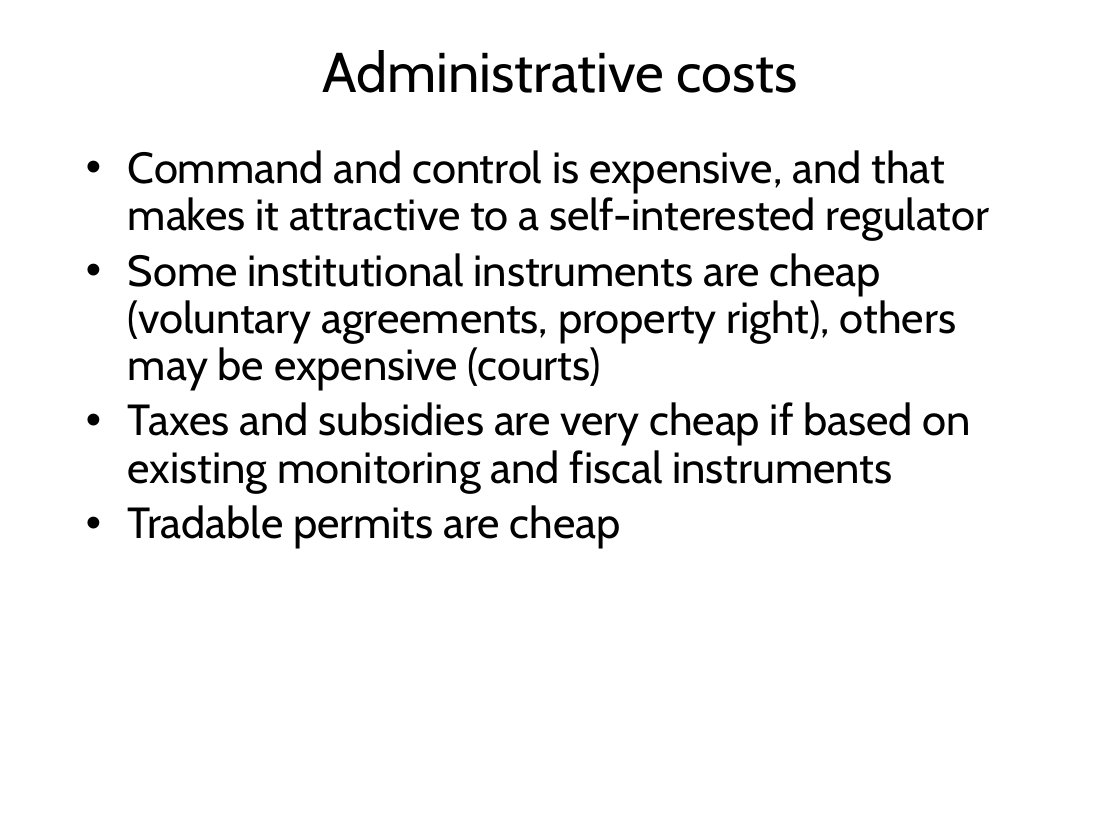
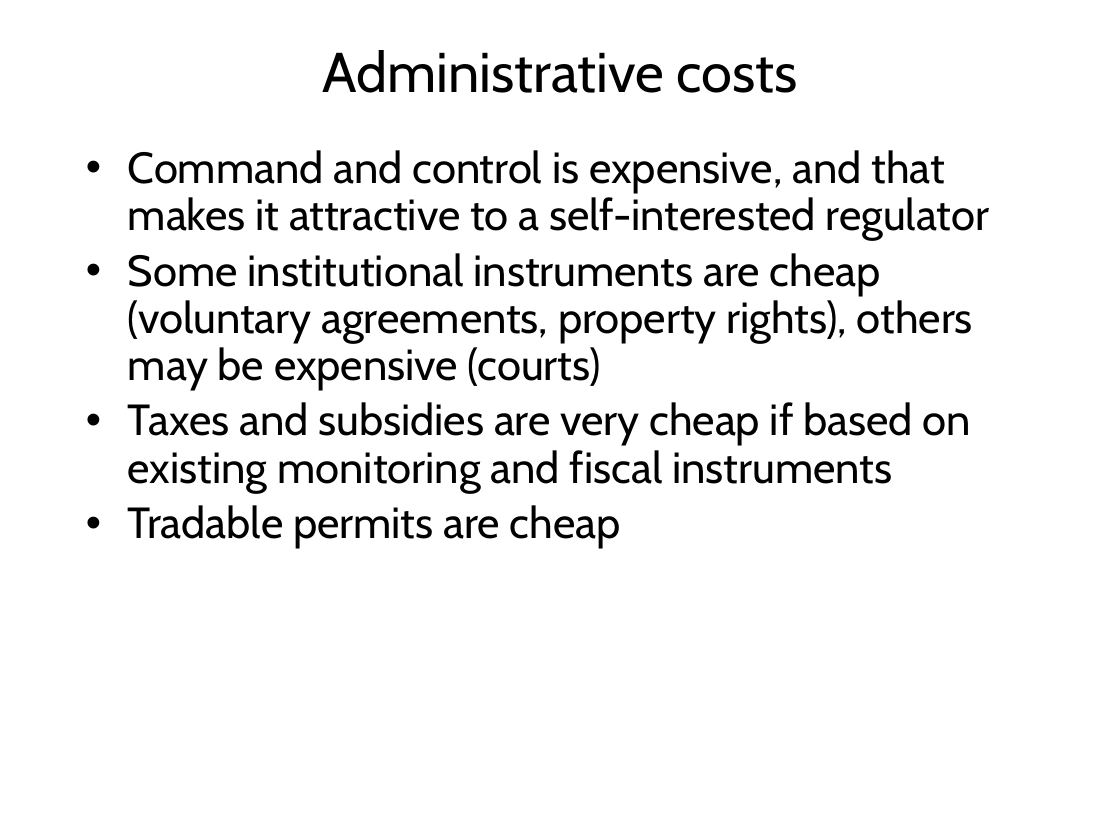
Before and after one commit to rtol/Environmental-Economics, a slide deck: slide 47 of EE8 Instruments 2.pptx (slide 37 before the commit). Drawn at 1120x840 pixels with LibreOffice and Linux fonts; fonts in the diff are those of the drawing. Boxes give left, top, right and bottom in pixels: in the first picture for what was removed or moved away, otherwise in the second. Text is boxed around its words. In the diff, an @@ line names an element or a change of style, - is before the commit and + after.

```diff
--- a/EE8 Instruments 2.pptx
+++ b/EE8 Instruments 2.pptx
@@ text at bbox=[128, 253, 973, 390]: text changed @@
-• Some institutional instruments are cheap (voluntary agreements, property right), others may be expensive (courts)
+• Some institutional instruments are cheap (voluntary agreements, property rights), others may be expensive (courts)
```
Also in this commit, not shown: 5 other slides changed, 5 slides added, 1 slide removed, 6 other files.
